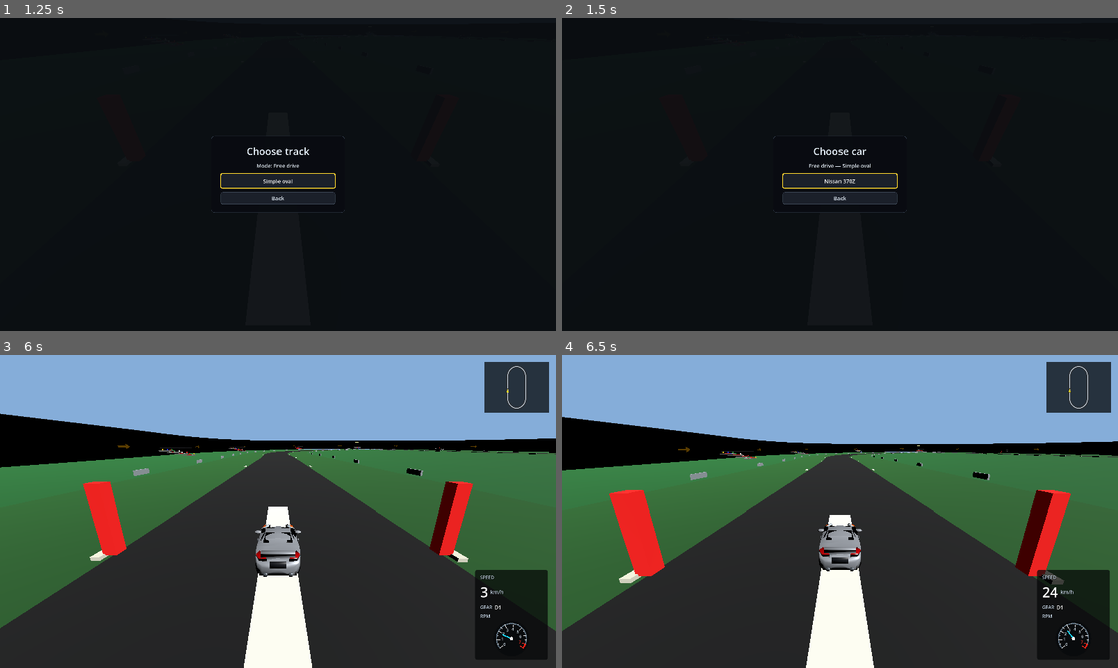
Above: before the commit, frames 1-4 (two rows, left to right).
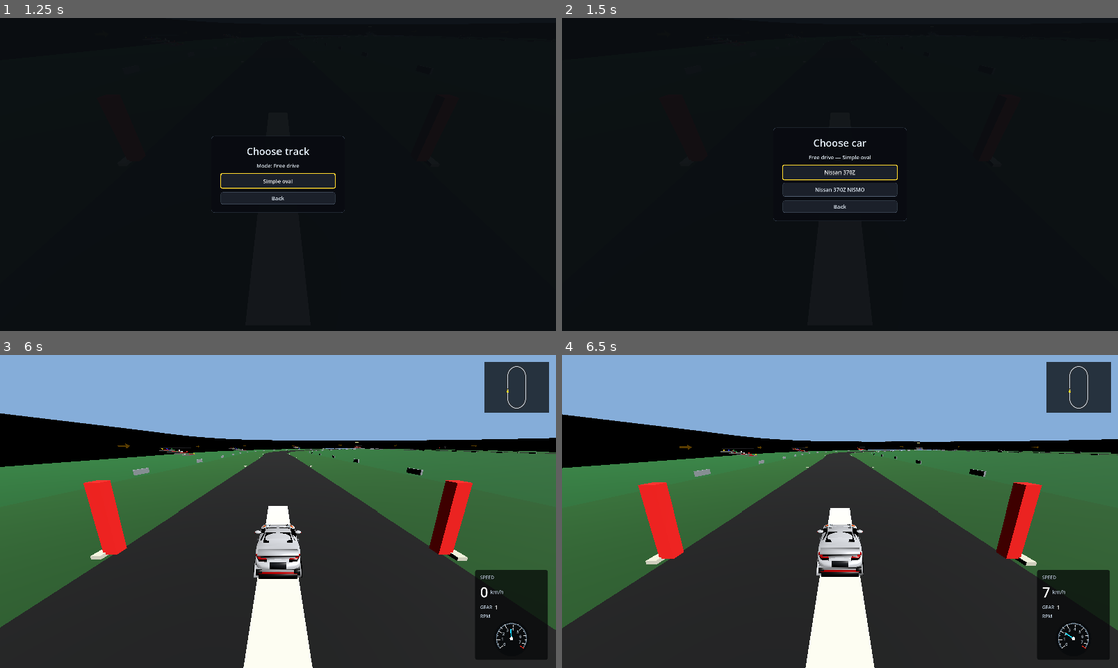
Above: after the commit, the same moments.

Repository: Dziuras98/car-game
Game: Godot game, scene res://scenes/startup.tscn
Two runs of this game, one before a commit and one after it. Both use one fixed random seed, a clock stepped at 60 frames per second and the inputs below.
Inputs:
- Up to frame 1 (1.25 s): click "Free drive" at 0.5 s
- Up to frame 2 (1.5 s): click "Simple oval" at 1.25 s
- Up to frame 3 (6 s): click "Nissan 370Z" at 2 s; click "370Z automatic" at 2.75 s; tap Enter at 3.5 s; hold Right (steer-right) 3.53-4.28 s; tap C (camera-back) at 3.6, 5.1 s; hold Down (brake) 4.28-5.03 s; tap T (switch-car) at 4.35, 5.85 s; tap R (reset-car) at 5 s; hold Right (steer-right) 5.03-5.78 s; hold Up (accelerate) from 5.78 s (still down)
- Up to frame 4 (6.5 s): keep holding Up (accelerate)

Frame 1 is identical in both runs. In frame 2, 2.4% of the frame differs, in the area x 38-62%, y 34-65%; in frame 3, 2.0%; in frame 4, 9.3%, in the area x 0-100%, y 10-100%.

Commit message:
Register 370Z NISMO in car catalog

Diff:
--- a/resources/cars/catalog.tres
+++ b/resources/cars/catalog.tres
@@ -1,8 +1,9 @@
-[gd_resource type="Resource" load_steps=3 format=3]
+[gd_resource type="Resource" load_steps=4 format=3]
 
 [ext_resource type="Script" path="res://scripts/car/car_catalog.gd" id="1_catalog"]
 [ext_resource type="Resource" path="res://resources/cars/nissan/370z/model.tres" id="2_370z"]
+[ext_resource type="Resource" path="res://resources/cars/nissan/370z_nismo/model.tres" id="3_370z_nismo"]
 
 [resource]
 script = ExtResource("1_catalog")
-models = Array[Resource]([ExtResource("2_370z")])
+models = Array[Resource]([ExtResource("2_370z"), ExtResource("3_370z_nismo")])
